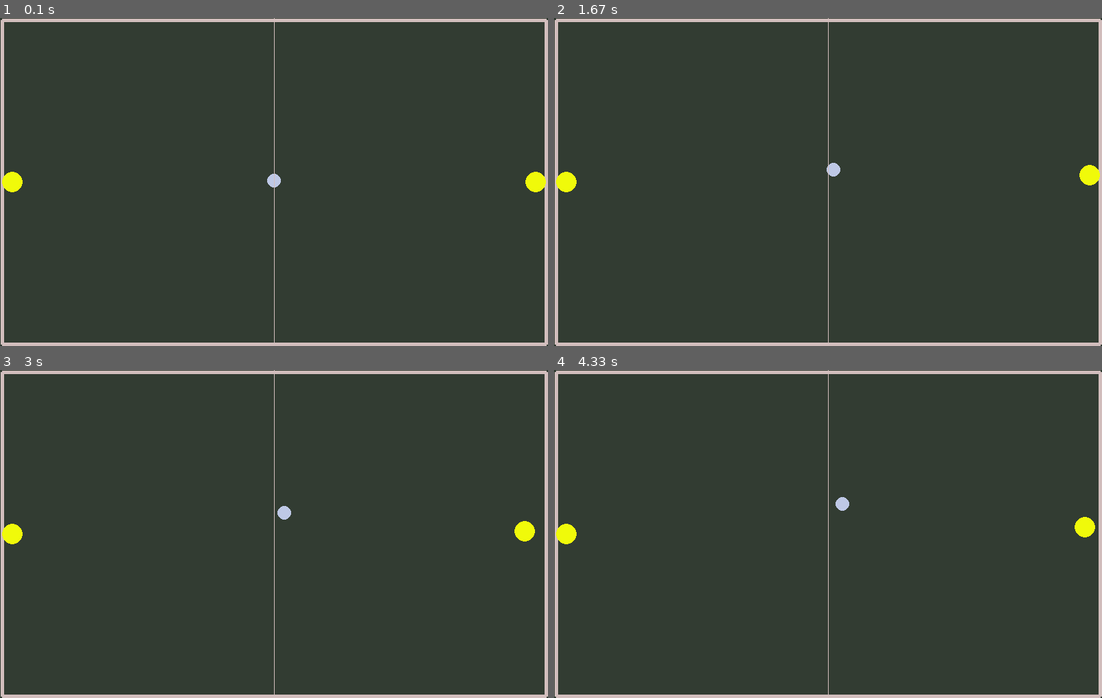
Above: before the commit, frames 1-4 (two rows, left to right).
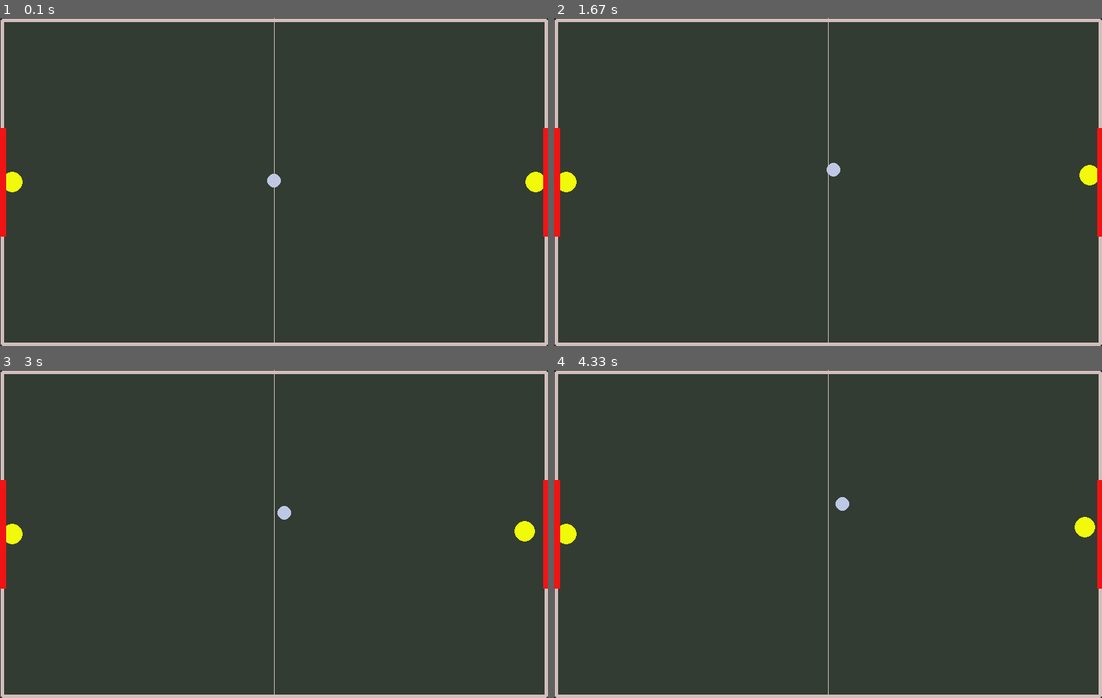
Above: after the commit, the same moments.

Repository: s40723150/pygame_airhockey
Game: pygame game, started from test_airhockey.py
Same seed, same stepped clock (60 frames per second), same inputs: the game is played once before the commit and once after it.
Inputs:
- Up to frame 1 (0.1 s): no input
- Up to frame 2 (1.67 s): hold Right 0.33-0.8 s; hold Up 0.83-1.3 s
- Up to frame 3 (3 s): hold Left 1.83-2.37 s; hold Down 2.4-2.7 s; hold Left from 2.73 s (still down)
- Up to frame 4 (4.33 s): release Left at 3.13 s; hold Up 3.17-3.53 s; hold Right 3.57-4.2 s; hold Down from 4.23 s (still down)

The runs differ from the first frame. In frame 1, 0.7% of the frame differs, in the area x 0-100%, y 33-67%; in frame 2, 0.7%; in frame 3, 0.7%; in frame 4, 0.7%.

Commit message:
add score area

Diff:
--- a/test_airhockey.py
+++ b/test_airhockey.py
@@ -25,6 +25,8 @@
 middle_x = screen_width / 2
 middle_y = screen_height / 2
 center = (middle_x, middle_y)
+h = abs(top - bottom)
+w = abs(left - right)
 # Player control
 player_up = False
 player_down = False
@@ -37,7 +39,6 @@
         self.body.velocity = 5, -10
         self.radius = 10
         self.shape = pymunk.Circle(self.body, self.radius)
-        self.shape.friction = 1
         self.shape.density = 1
         self.shape.elasticity = 1
         space.add(self.body, self.shape)
@@ -45,7 +46,10 @@
     def draw(self):
         x, y = self.body.position
         pygame.draw.circle(screen, color_ball, (int(x), int(y)), self.radius)
-
+    def reset(self, space, arbiter, data):
+        self.body.position = center
+        self.body.velocity = 5, -10
+        return False
 class Wall():
     def __init__(self, p1 ,p2, collision_number = None):
         self.body = pymunk.Body(body_type = pymunk.Body.STATIC)
@@ -55,8 +59,8 @@
         if collision_number:
             self.shape.collision_type = collision_number
 
-    def draw(self):
-        pygame.draw.line(screen, color_line, self.shape.a, self.shape.b, 5)
+    def draw(self, color = color_line, width = 5):
+        pygame.draw.line(screen, color, self.shape.a, self.shape.b, width)
 class Player():
     def __init__(self, position_x):
         self.body = pymunk.Body(body_type = pymunk.Body.KINEMATIC)
@@ -102,6 +106,11 @@
     wall_right = Wall([right, top], [right, bottom])
     wall_top = Wall([left, top], [right, top])
     wall_bottom = Wall([left, bottom], [right, bottom])
+    # Score
+    score_1 = Wall([right, top + h/3], [right, bottom - h/3], 2)
+    score_2 = Wall([left, top + h/3], [left, bottom - h/3], 2)
+    scored = space.add_collision_handler(1, 2)
+    scored.begin = ball.reset
     while True:
         for event in pygame.event.get():
             if event.type == pygame.QUIT:
@@ -133,6 +142,9 @@
         player_1.draw()
         player_2.draw()
         pygame.draw.aaline(screen, color_line, (screen_width / 2, 0), (screen_width / 2, screen_height))
+        # Score
+        score_1.draw(color=color_score, width=10)
+        score_2.draw(color=color_score, width=10)
         # Update
         pygame.display.flip()
         space.step(1/FPS)
